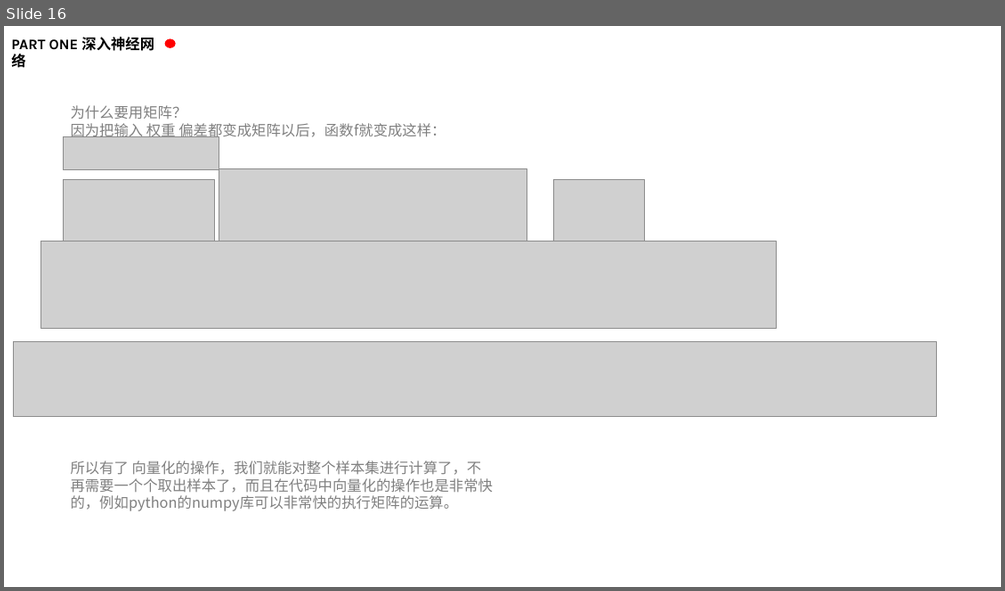
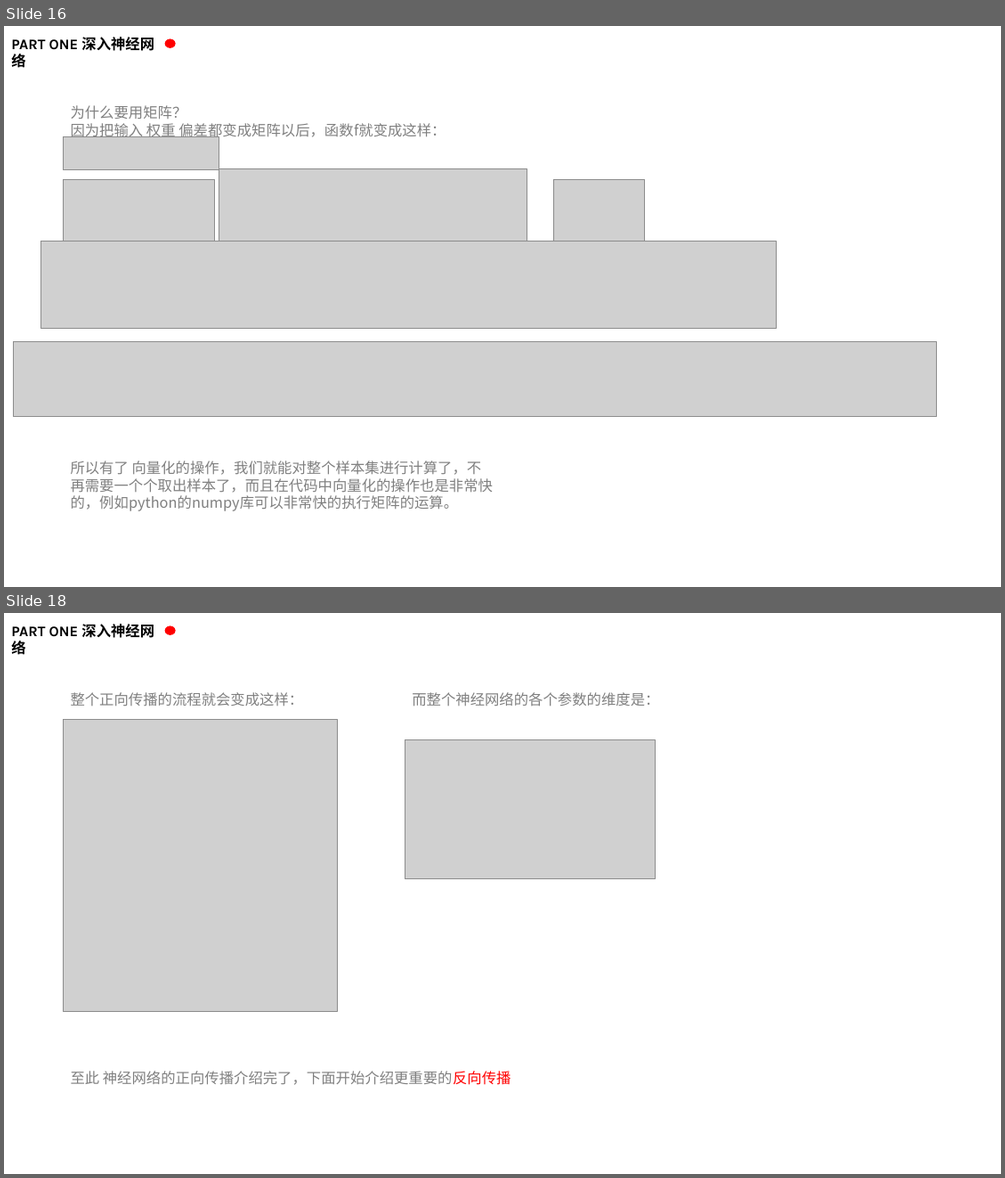
Before and after one commit to kaixinbaba/rlshare, a slide deck: 机器学习分享-神经网络.pptx. Shown one above the other, each under a label of ours: slide 16 before the commit, slides 16 and 18 after it; the slides between them are not shown. The pictures are 1005x591 and 1005x1178 pixels, drawn with LibreOffice and Linux fonts; fonts in the diff are those of the drawing; grey boxes stand for pictures; background and template pictures are left out. Boxes give left, top, right and bottom in pixels: in the first picture for what was removed or moved away, otherwise in the second. Text is boxed around its words. In the diff, an @@ line names an element or a change of style, - is before the commit and + after.

```diff
--- a/机器学习分享-神经网络.pptx
+++ b/机器学习分享-神经网络.pptx
@@ slide 18 added at (4,613,1001,1174), background #FFFFFF @@
@@ text added at (11,624,154,658), 14 pt, text #000000, bold @@
+PART ONE 深入神经网络
@@ ellipse added at (165,625,175,634), fill #FF0000 @@
@@ text added at (71,692,304,706), 14 pt, text #808080 @@
+整个正向传播的流程就会变成这样：
@@ text added at (412,692,659,706), 14 pt, text #808080 @@
+而整个神经网络的各个参数的维度是：
@@ picture added at (63,719,338,1011) @@
@@ picture added at (404,740,655,879) @@
@@ text added at (71,1070,511,1085), 14 pt, text #808080 @@
+至此 神经网络的正向传播介绍完了，下面开始介绍更重要的反向传播
```
Also in this commit, not shown: 2 slides changed, 2 other slides added.
